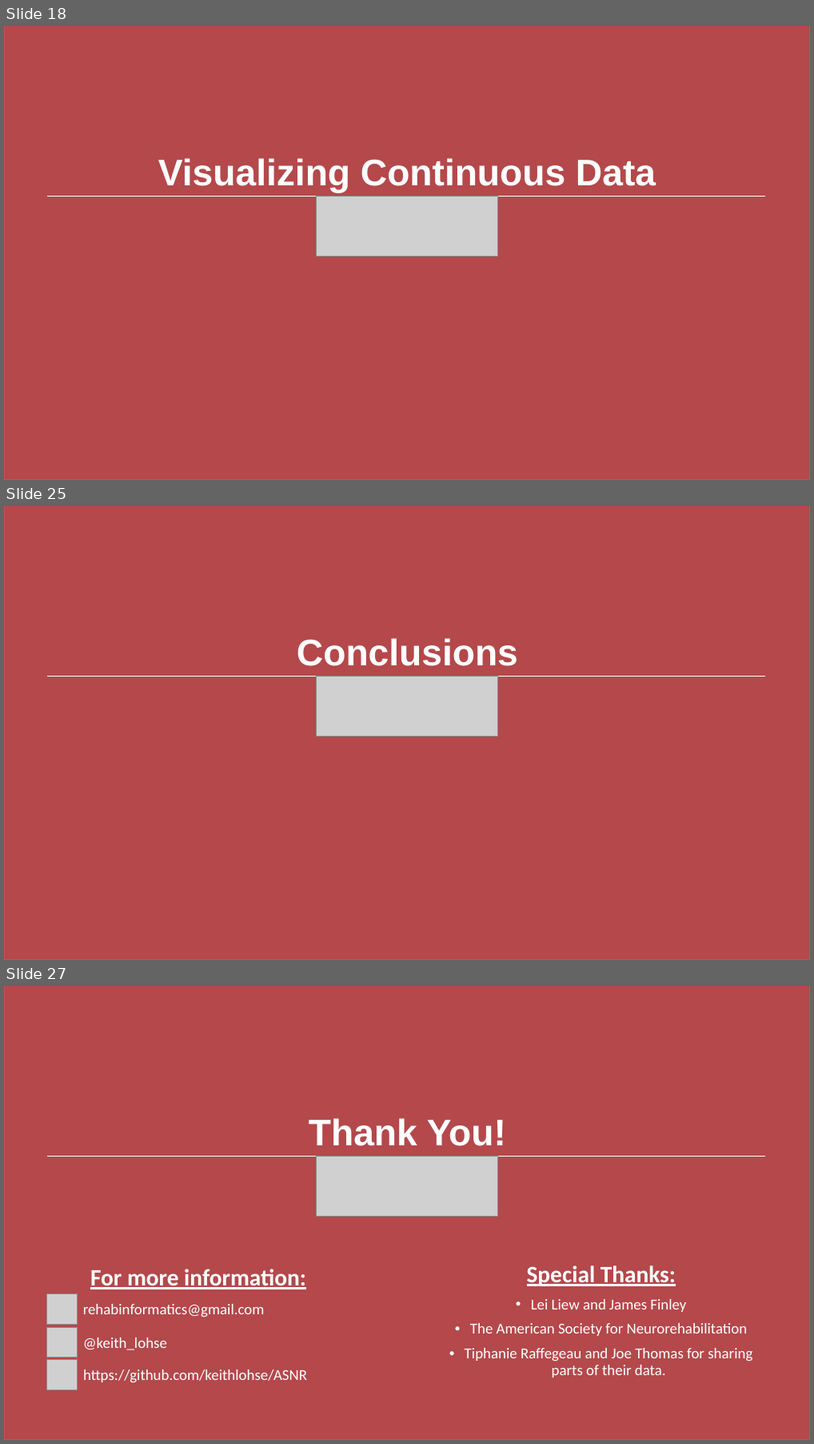
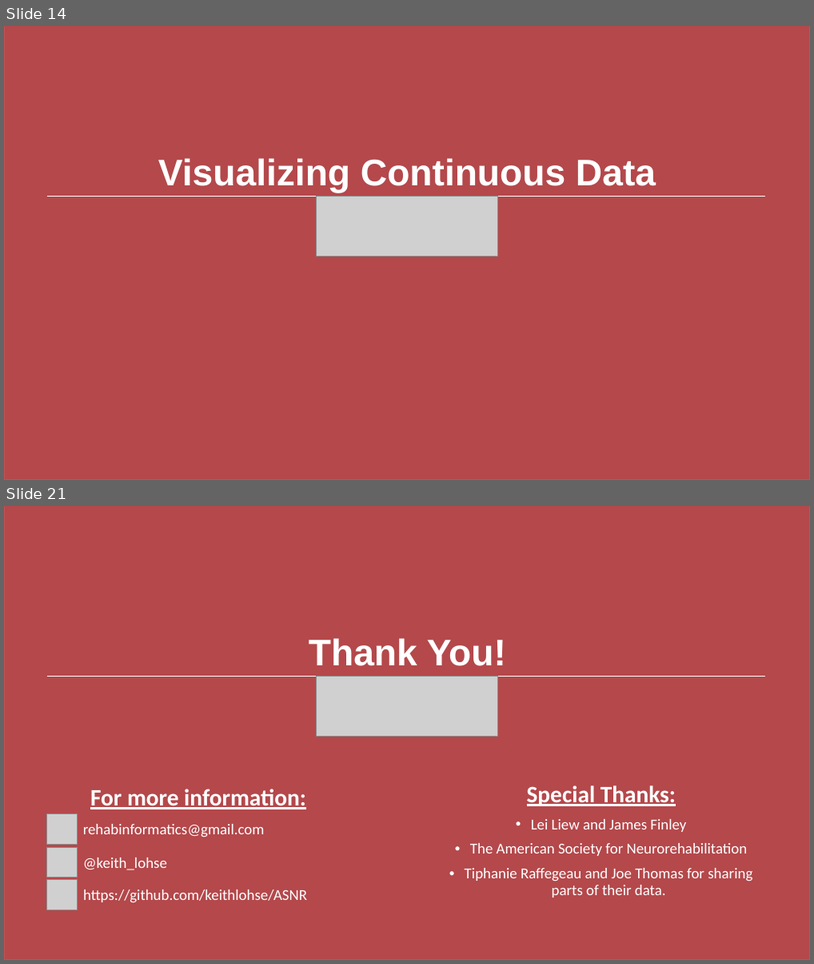
Before and after one commit to keithlohse/ASNR, a slide deck: ASNR_2019_workshop/lohse_ASNR_2019.pptx. Shown one above the other, each under a label of ours: slides 18, 25 and 27 before the commit, slides 14 and 21 after it; the slides between them are not shown. The pictures are 814x1444 and 814x964 pixels, drawn with LibreOffice and Linux fonts; fonts in the diff are those of the drawing; grey boxes stand for pictures; background and template pictures are left out. Boxes give left, top, right and bottom in pixels: in the first picture for what was removed or moved away, otherwise in the second. Text is boxed around its words. In the diff, an @@ line names an element or a change of style, - is before the commit and + after.

Commit message:
Final upload for ASNR 2019
Finalized script file, .ppt and images for ASNR 2019

```diff
--- a/ASNR_2019_workshop/lohse_ASNR_2019.pptx
+++ b/ASNR_2019_workshop/lohse_ASNR_2019.pptx
@@ slide 25 removed at [4, 506, 810, 960], background #FFFFFF; not listed: 2 template elements that a slide beside it also shows @@
@@ rectangle removed at [4, 506, 810, 960] @@
@@ text removed at [297, 638, 518, 666] @@
-Conclusions
@@ line removed from (47, 676) to (766, 676) @@
@@ picture removed at [317, 676, 498, 736] @@
@@ what was slide 18 is now slide 14 @@
@@ what was slide 27 is now slide 21 @@
```
Also in this commit, not shown: 16 slides changed, 5 other slides removed, 17 other files.
